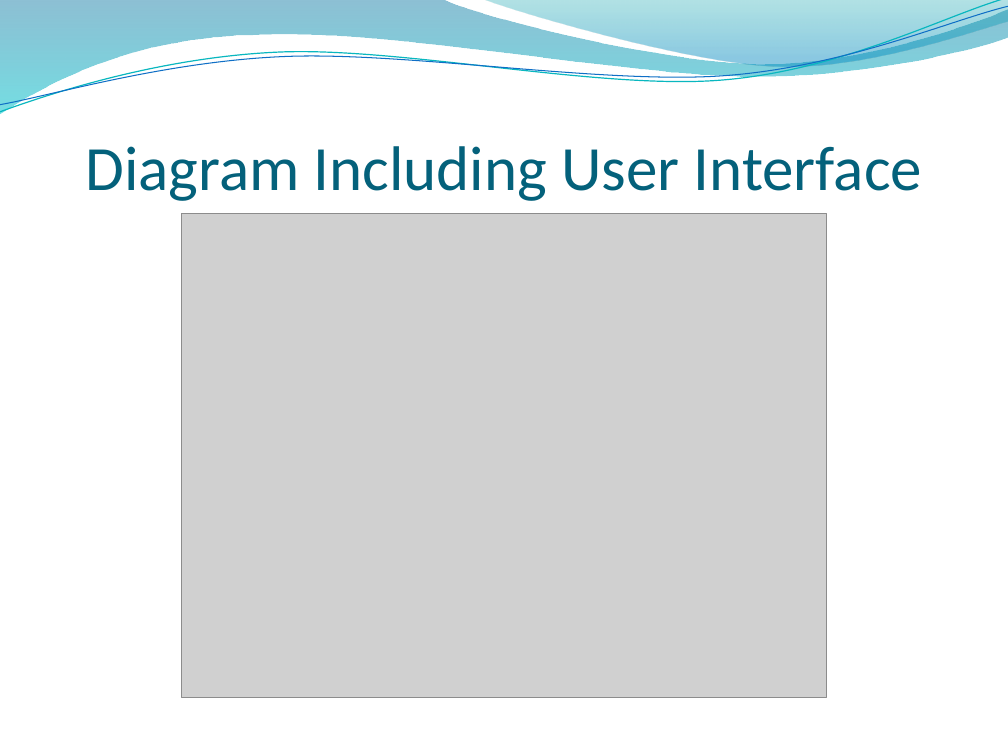
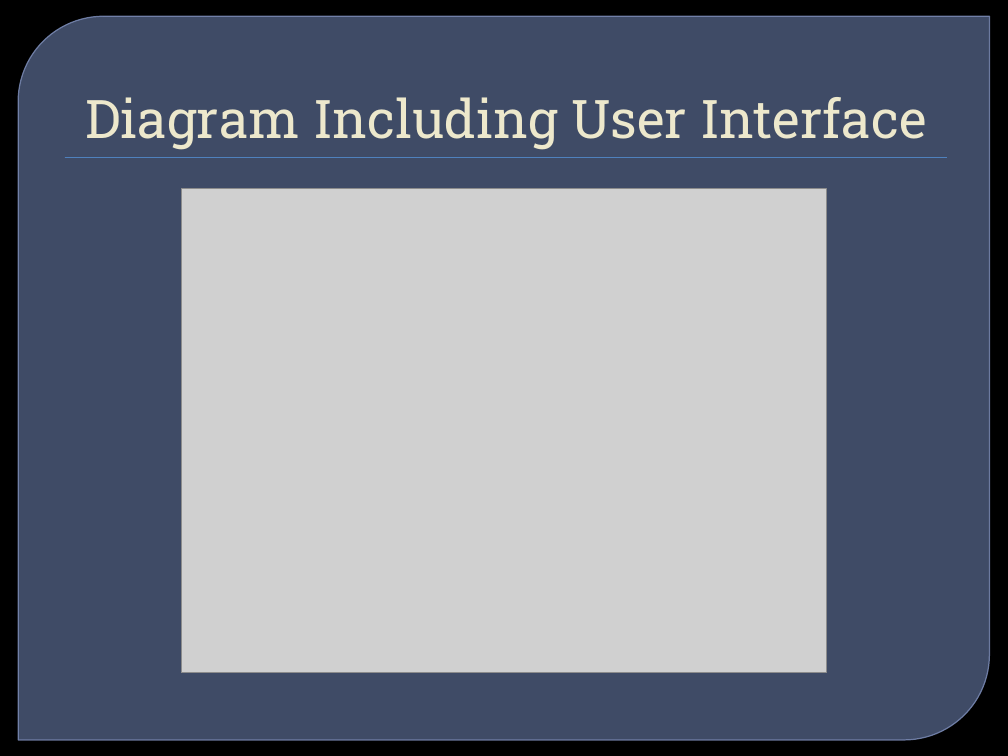
Before and after one commit to ameindygogirl/FishSeniorProject, a slide deck: slide 3 of Briefing2.pptx. Drawn at 1008x756 pixels with LibreOffice and Linux fonts; fonts in the diff are those of the drawing; grey boxes stand for pictures; background and template pictures are left out. Boxes give left, top, right and bottom in pixels: in the first picture for what was removed or moved away, otherwise in the second. Text is boxed around its words. In the diff, an @@ line names an element or a change of style, - is before the commit and + after.

```diff
--- a/Briefing2.pptx
+++ b/Briefing2.pptx
@@ freeform shape removed at (x1=0, y1=0, x2=1008, y2=114) @@
@@ freeform shape removed at (x1=0, y1=0, x2=1008, y2=117) @@
@@ freeform shape removed at (x1=0, y1=6, x2=1008, y2=112) @@
@@ round diag rect added at (x1=18, y1=16, x2=990, y2=740), fill #63759D at 65% opacity, outline #7989B3 0.87 pt @@
@@ title "Diagram Including User Interface" moved from (x1=85, y1=146, x2=922, y2=201) to (x1=85, y1=97, x2=927, y2=150) @@
@@ title "Diagram Including User Interface" at (x1=85, y1=97, x2=927, y2=150): size 45 to 38 pt, font Calibri to Roboto Slab, text colour #04617B to #EDE8CE; indent changed @@
@@ freeform shape removed at (x1=483, y1=0, x2=1008, y2=70) @@
@@ rectangle added at (x1=65, y1=157, x2=947, y2=158), fill #4F81BD @@
@@ picture moved from (x1=181, y1=214, x2=827, y2=698) to (x1=181, y1=190, x2=827, y2=673) @@
```
Also in this commit, not shown: 5 other slides changed, 1 other file.
